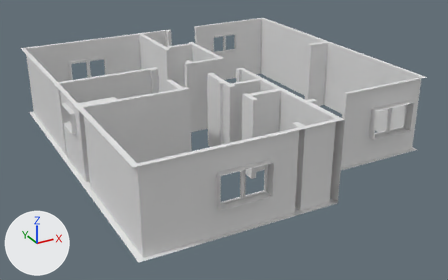
Renders of the FBX model Assets/Models/New Home Space.fbx from each side of a commit.
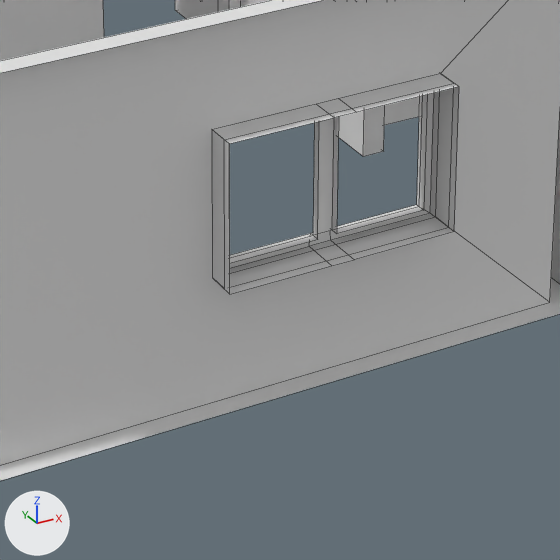
The first picture shows the older version from a 50 mm camera at (-10.08, -18.87, 9.06) aimed at (-0.26, -1.0, 0.12). The close-ups show the older and then the newer version on the part from 37% to 66% of the width and 51% to 97% of the height of that picture. Only the edits that show in the close-ups are written down. The axes (+X, +Y, +Z) are drawn at lower left. The lights are the same throughout. The close-ups show mesh edges as thin lines. Where no turn or scale is listed for an object, it has been applied to the vertices.
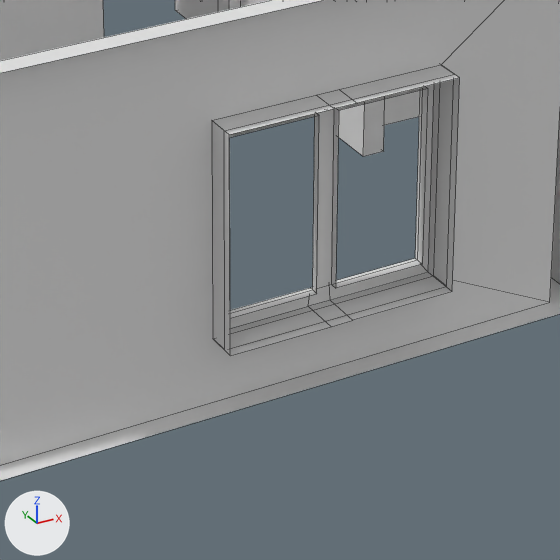
The change in detail:
me_cube_010 is used by ob_cube_005; location (-0.793, -0.172, 1.55).
me_cube_010 had 200 vertices, 165 faces and spanned x -4.87..5.6, y -6.32..5.74, z -0.67..0.63.
me_cube_010 now has 200 vertices, 165 faces and spans x -4.87..5.6, y -6.32..5.74, z -1.14..0.59.
me_cube_010 part 1: the loose piece of 40 vertices spanning x -2.58..-0.98, y -6.32..-6.04, z -0.67..0.35 is scaled about its middle by (1, 1, 1.48), then moved by (0.0, 0.0, -0.19).
Other edits to the shape of me_cube_010 do not show in these pictures.
me_mesh has 250 vertices, 117 faces and spans x -4.7..6.39, y -5.95..5.98, z -1.37..1.28.
me_mesh is used by ob_nurbspath; location (-0.977, -0.479, 1.366).
Before the commit, vertices of me_mesh: 216 (-2.4, -5.95, -0.48) at pixel (224, 288), 217 (-0.8, -5.95, -0.48) at pixel (448, 227), 218 (-2.4, -5.95, 0.53) at pixel (224, 139), 219 (-0.8, -5.95, 0.53) at pixel (453, 83), 236 (-2.4, -5.8, -0.48) at pixel (212, 277).
Before the commit, vertices of me_mesh: 237 (-0.8, -5.8, -0.48) at pixel (435, 216), 238 (-0.8, -5.8, 0.53) at pixel (440, 73), 239 (-2.4, -5.8, 0.53) at pixel (212, 129).
Part 2, on me_mesh:
Vertices 216, 217, 236, 237 of me_mesh move by (0.0, 0.0, -0.43).
Vertices 218, 219, 238, 239 of me_mesh move by (0.0, 0.0, 0.06).

Changed parts and their boxes [x1, y1, x2, y2] in the close-ups (560 x 560 px; the box of a moved part takes in the faces that stretch with it):
'Cube.005', reshaped
    before: [212, 73, 459, 294]
    after: [212, 65, 460, 356]
part 2 of me_mesh, moved or reshaped
    both: [208, 0, 550, 359]
